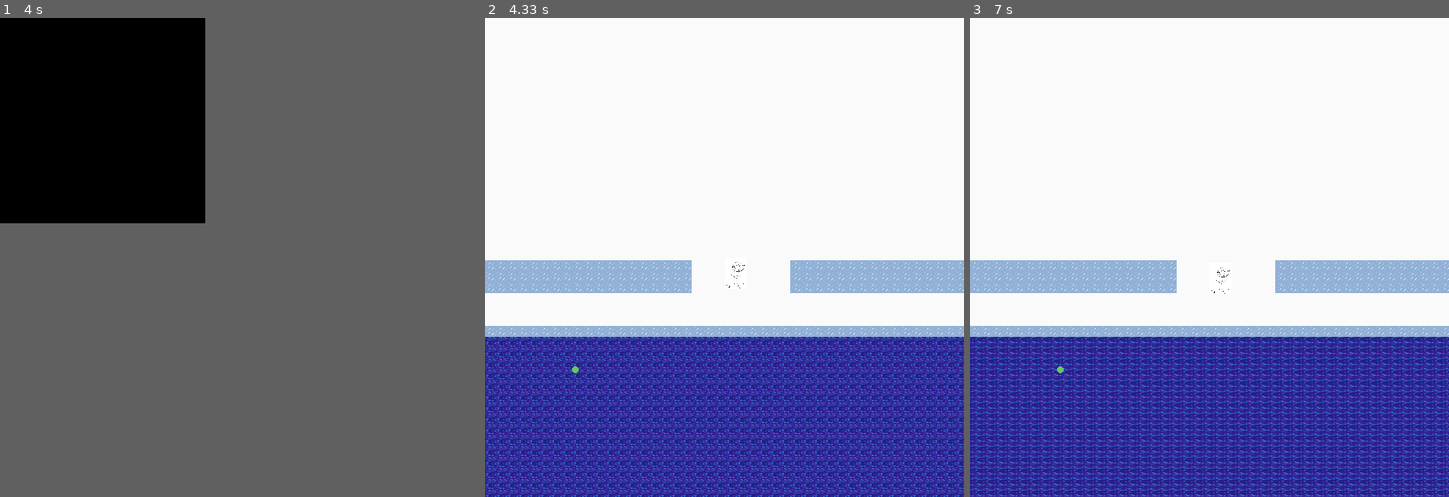
Above: before the commit, frames 1-3 (left to right).
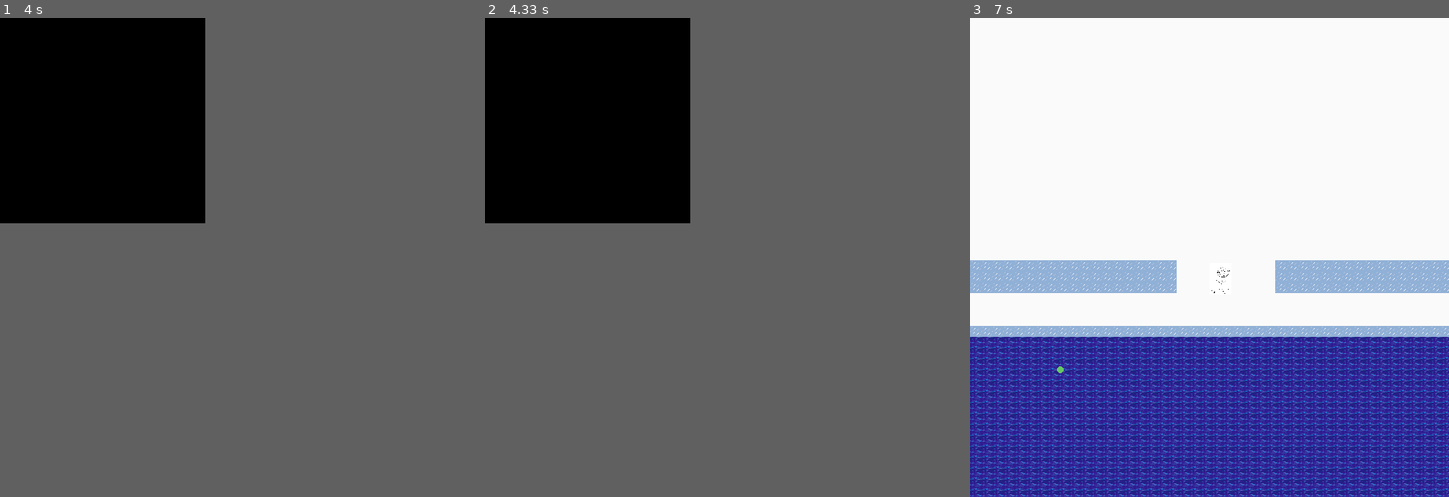
Above: after the commit, the same moments.

Repository: HyperRays/minecraft-from-wish
Game: pygame game, started from game-logic/main.py
Two runs of this game, one before a commit and one after it. Both use one fixed random seed, a clock stepped at 60 frames per second and the inputs below.
Inputs (mouse positions are in pixels of both pictures, inside the frame that each line leads up to):
- Up to frame 1 (4 s): click (91, 367) at 1.38 s
- Up to frame 2 (4.33 s): no input
- Up to frame 3 (7 s): no input
In our replay, in frame 2 the window is 700x700 before the commit and 300x300 after it. These sizes can differ from the game's own. Grey fills any space a smaller window leaves; there, only what the larger window draws over its background counts as a difference.

Frame 1 is identical in both runs. In frame 2, 59% of the frame differs, in the area x 0-100%, y 0-100%; in frame 3, nothing differs.

Commit message:
framerate sync (currently very primitive)

Diff:
--- a/graphics/pygame_backend.py
+++ b/graphics/pygame_backend.py
@@ -72,7 +72,9 @@
     @classmethod
     # the render loop
     async def event_loop(cls, update_closure: Any, input_closure: Any, render_closure: Any) -> None:
+        sync = _Timed(1_000_000_000/60)
         while True:
+            sync.poll()
             keys = pygame.key.get_pressed()
             pygame.event.poll()
             for event in pygame.event.get():
@@ -89,8 +91,10 @@
                     cls.screen.blit(cls.layers[order], (0,0))
                     cls.layers[order].fill((0,0,0,0))
 
-            logging.debug(f"Updated Frame")
-            pygame.display.update()
+            if sync.reached():
+                logging.debug(f"Updated Frame")
+                pygame.display.update()
+                sync.reset()
 
     @classmethod
     def init(cls, size: tuple[float, float], title: str):
